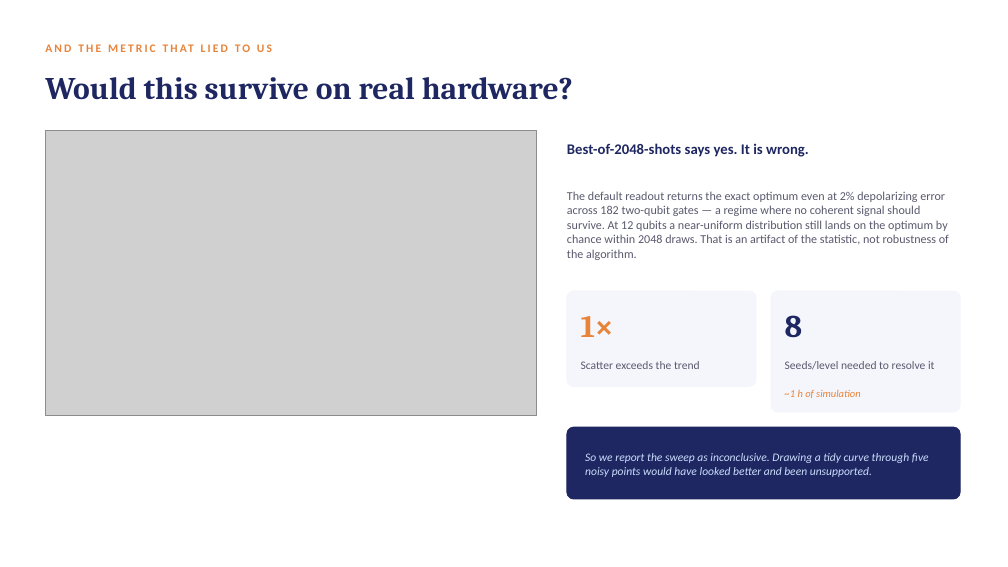
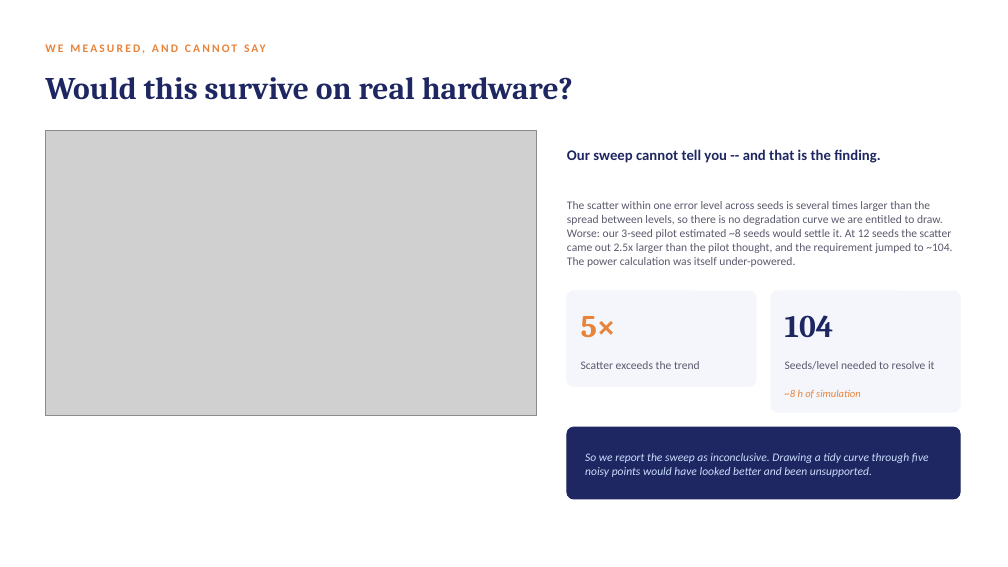
Before and after one commit to Dexterous-Ruler/quantum-loan-portfolio-allocator, a slide deck: slide 7 of PRESENTATION.pptx. Drawn at 1008x567 pixels with LibreOffice and Linux fonts; fonts in the diff are those of the drawing; grey boxes stand for pictures. Boxes give left, top, right and bottom in pixels: in the first picture for what was removed or moved away, otherwise in the second. Text is boxed around its words. In the diff, an @@ line names an element or a change of style, - is before the commit and + after.

```diff
--- a/PRESENTATION.pptx
+++ b/PRESENTATION.pptx
@@ text at (45,38,877,57): text changed @@
-AND THE METRIC THAT LIED TO US
+WE MEASURED, AND CANNOT SAY
@@ text at (567,149,880,163): text changed @@
-Best-of-2048-shots says yes. It is wrong.
+Our sweep cannot tell you -- and that is the finding.
@@ text at (567,201,952,267): text changed; size 11.5 to 11 pt @@
-The default readout returns the exact optimum even at 2% depolarizing error across 182 two-qubit gates — a regime where no coherent signal should survive. At 12 qubits a near-uniform distribution still lands on the optimum by chance within 2048 draws. That is an artifact of the statistic, not robustness of the algorithm.
+The scatter within one error level across seeds is several times larger than the spread between levels, so there is no degradation curve we are entitled to draw. Worse: our 3-seed pilot estimated ~8 seeds would settle it. At 12 seeds the scatter came out 2.5x larger than the pilot thought, and the requirement jumped to ~104. The power calculation was itself under-powered.
@@ text at (581,316,616,338): text changed @@
-1×
+5×
@@ text at (785,315,834,338): text changed @@
-8
+104
@@ text at (785,390,860,398): text changed @@
-~1 h of simulation
+~8 h of simulation
```
Also in this commit, not shown: 13 other files.
